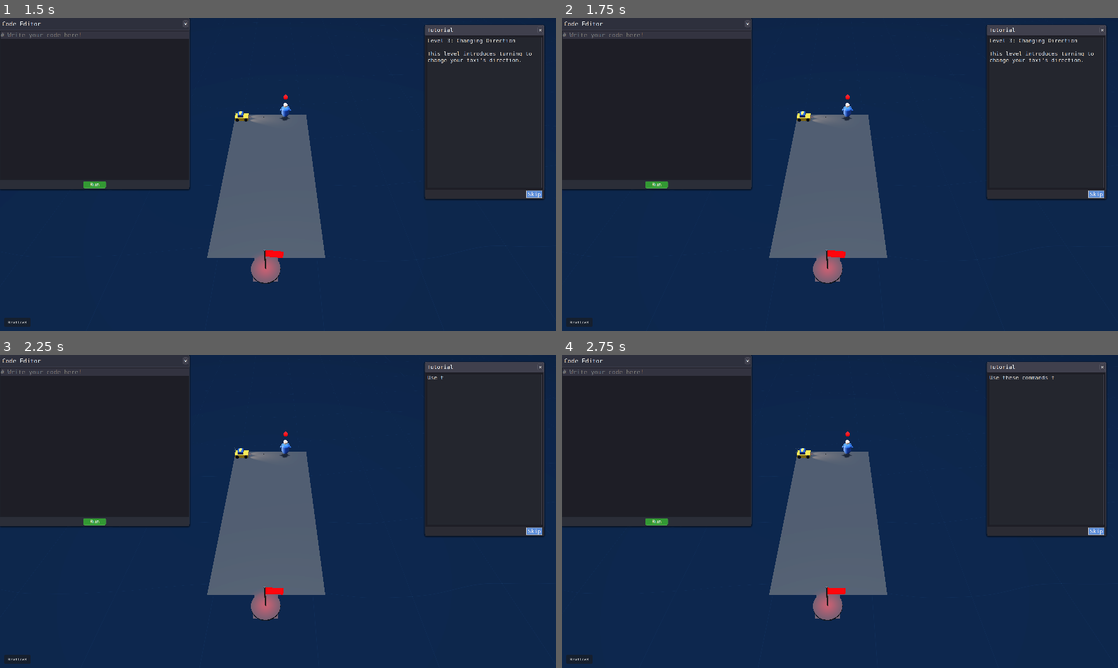
Above: before the commit, frames 1-4 (two rows, left to right).
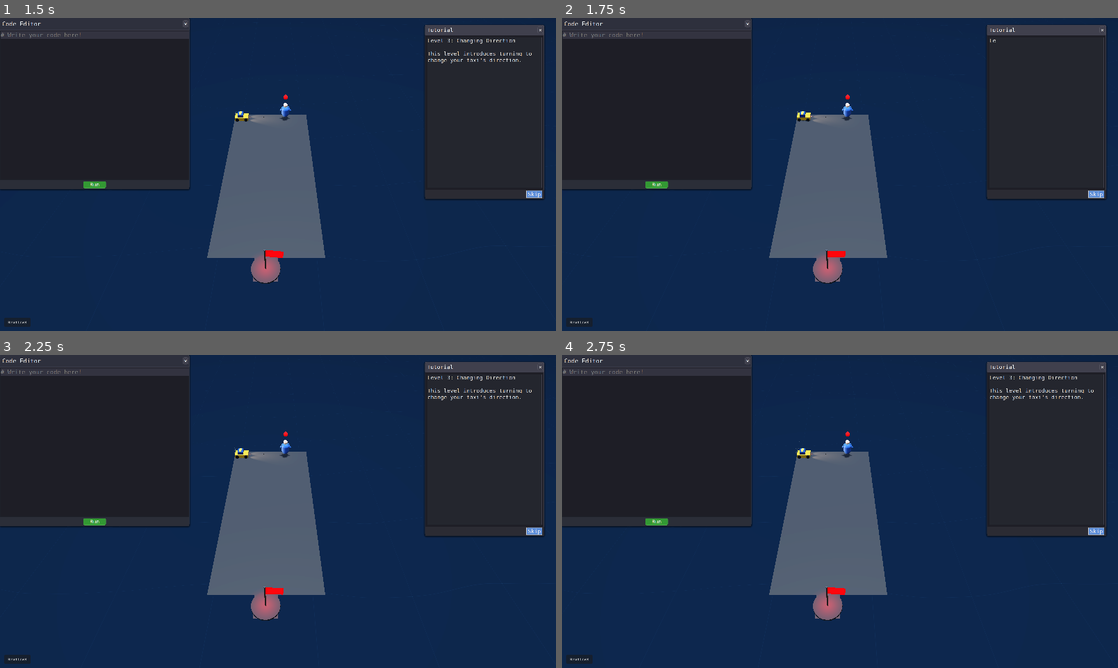
Above: after the commit, the same moments.

Repository: maxballison/self_driving
Game: Godot game, scene res://Main.tscn
Same seed, same stepped clock (60 frames per second), same inputs: the game is played once before the commit and once after it.
Inputs:
- Up to frame 1 (1.5 s): click "Reset Level" at 0.5 s; click "Skip" at 1.25 s
- Up to frame 2 (1.75 s): no input
- Up to frame 3 (2.25 s): click "Skip" at 2 s
- Up to frame 4 (2.75 s): no input

Frame 1 is identical in both runs. In frame 2, 0.2% of the frame differs, in the area x 42-96%, y 6-77%; in frame 3, 0.2%; in frame 4, 0.2%.

Commit message:
new physics still needs to be modified

Diff:
--- a/scripts/LevelManager.gd
+++ b/scripts/LevelManager.gd
@@ -9,6 +9,7 @@
 
 func _ready() -> void:
 	load_level("res://GeneratedLevels/level_3.tscn")
+
 
 func load_level(scene_path: String, spawn_position: Vector2i = Vector2i(-1, -1)) -> void:
 	print("Loading level: ", scene_path)
@@ -112,8 +113,6 @@
 		player.linear_velocity = Vector3.ZERO
 		player.angular_velocity = Vector3.ZERO
 
-		# Apply a slight upward impulse to help avoid floor clipping
-		player.apply_central_impulse(Vector3(0, 2.0, 0))
 
 		# Connect signals if not already connected
 		_connect_player_signals(player)
@@ -180,8 +179,6 @@
 
 	# Just stop the player's movement, but DON'T reset position yet
 	var player = get_node("/root/Main/Player")
-	if player and player.has_method("stop"):
-		player.stop()
 
 	# Clean up any orphaned indicators immediately
 	for child in get_tree().root.get_children():
@@ -190,7 +187,7 @@
 			print("Cleaned up orphaned indicator during reset")
 
 	# Reset the level after a delay to show the ragdoll effect
-	var timer = get_tree().create_timer(2.5) # Increased time to 2.5 seconds for longer ragdoll effect
+	var timer = get_tree().create_timer(1) # Increased time to 2.5 seconds for longer ragdoll effect
 	timer.timeout.connect(func():
 		# Clear the reset flag
 		remove_meta("reset_scheduled")
--- a/scripts/Player.gd
+++ b/scripts/Player.gd
@@ -11,10 +11,8 @@
 var is_grounded: bool = false # Track if car is on the ground
 
 # New driving mechanics
-var target_distance: float = 0.0  # Distance the car aims to travel
-var current_drive_units: int = 0  # Number of drive commands issued
 var unit_distance: float = 1.0  # One "unit" of distance
-var natural_friction: float = 0.2  # Even less friction (was 0.3)
+var natural_friction: float = 5  # Even less friction (was 0.3)
 var last_grounded_position: Vector3 = Vector3.ZERO # Track last known good position
 
 # Direction vector (normalized)
@@ -51,13 +49,28 @@
 signal passenger_delivered(passenger, destination)
 signal level_completed()
 
+# ─────────────────────────────────────────────────────────────
+# NEW SIGNALS – the interpreter will wait on these
+signal tile_reached          # every time we cross EXACTLY 1 unit
+signal turn_finished         # emitted at the end of _perform_turn()
+
+# ─────────────────────────────────────────────────────────────
+# NEW STATE
+var step_queue      : int   = 0        # how many 1‑unit steps still to go
+var step_origin     : Vector3          # centre of tile we started the current step on
+var step_speed      : float = 3.0      # ≈ units / second (tweak to taste)
+
+# helper
+func _snap_to_grid(v : Vector3) -> Vector3:
+	return Vector3(round(v.x), v.y, round(v.z))
+
 func _ready() -> void:
 	# Set initial direction based on rotation
 	update_direction_from_rotation()
 
 	# Create a physics material with low friction
 	var physics_mat = PhysicsMaterial.new()
-	physics_mat.friction = 0.01  # Extremely low friction for better sliding
+	physics_mat.friction = 0  # Extremely low friction for better sliding
 	physics_mat.bounce = 0.1    # Slight bounce
 	physics_material_override = physics_mat
 
@@ -138,9 +151,9 @@
 		if forward_velocity > 0.2:  # Only apply friction when moving
 			var friction_force = -current_direction * forward_velocity * natural_friction * delta * 60.0
 			apply_central_force(friction_force)
-		elif abs(forward_velocity) < 0.02:  # Extremely low threshold for stopping completely
+		elif abs(forward_velocity) < 0.2:  # Extremely low threshold for stopping completely
 			# Instead of zeroing velocity, just apply a very tiny slowdown
-			linear_velocity *= 0.95
+			linear_velocity *= .95
 
 	# Detect if car is at an edge (some wheels on ground, some not)
 	var at_edge = wheel_info.wheels_on_ground > 0 and wheel_info.wheels_on_ground < 4
@@ -148,6 +161,26 @@
 	var wheels_back = wheel_info.back_wheels_on_ground
 	var wheels_left = wheel_info.left_wheels_on_ground
 	var wheels_right = wheel_info.right_wheels_on_ground
+
+	if is_driving:
+		var traveled := (global_position - step_origin).dot(current_direction)
+
+		# reached the centre of the next tile?
+		if traveled >= unit_distance:
+			# snap to the exact grid intersection
+			var horiz_target := step_origin + current_direction * unit_distance
+			global_position.x = horiz_target.x
+			global_position.z = horiz_target.z    # y stays exactly where physics put it
+			#linear_velocity = current_direction * step_speed      # keep constant speed
+			step_origin     = _snap_to_grid(global_position)
+			step_queue     -= 1
+			emit_signal("tile_reached")
+
+			# no more queued steps – start braking so we stop 1 tile later
+			if step_queue <= 0:
+				is_driving = false
+				# simple “let it coast” approach
+				linear_velocity = current_direction * (step_speed * 0.5)
 
 	# Handle physics based on car position
 	if is_grounded and not at_edge:
@@ -308,51 +341,48 @@
 
 	# Complete turn after a short delay
 	await get_tree().create_timer(0.15)
+	emit_signal("turn_finished")
+
 	turn_in_progress = false
 
 # COMMAND FUNCTIONS
 
 func drive() -> void:
-	# Force immediate ground check
-	is_grounded = _check_grounded()
-
-	# Only apply impulse if grounded
-	if is_grounded:
-		# Calculate current forward velocity
-		var forward_velocity = current_direction.dot(linear_velocity)
-
-		# Increment drive units
-		current_drive_units += 1
-		target_distance = current_drive_units * unit_distance
-
-		# Calculate impulse strength based on current velocity
-		var impulse_strength = move_speed * 1
-
-		# Reduce impulse if approaching max speed
-		if forward_velocity > max_velocity * 0.6:
-			impulse_strength *= (1.0 - (forward_velocity / max_velocity))
-
-		# Apply impulse for discrete movement
-		apply_central_impulse(current_direction * impulse_strength)
-		print("Car moving forward - impulse applied, drive units: ", current_drive_units)
-	else:
-		# If recently grounded but now airborne, still try to move
-		var time_since_impulse = Engine.get_physics_frames() % 10
-		if time_since_impulse < 5 and (global_position - last_grounded_position).length() < 1.0:
-			apply_central_impulse(current_direction * move_speed * 0.4)
-			print("Car moving in air from recent ground contact")
-		else:
-			print("Car not grounded - cannot move forward")
+	# queue another 1‑unit step
+	step_queue += 1
+
+	# if we were standing still, initialise a new “run”
+	if step_queue == 1:
+		step_origin = _snap_to_grid(global_position)
+		is_driving  = true
+		linear_velocity = current_direction * step_speed
+
 
 func stop() -> void:
-	# Apply lighter braking force for more gradual stops
-	var brake_force = -linear_velocity.normalized() * linear_velocity.length() * 4.0
-	apply_central_force(brake_force)
-
-	# Reset drive units
-	current_drive_units = 0
-	target_distance = 0.0
-	print("Car slowing down - drive units reset")
+	# Clear the step queue and driving flag
+	step_queue = 0
+	is_driving = false
+
+	# Store current velocity for braking calculation
+	var current_vel = linear_velocity
+
+	# Zero out velocity
+	linear_velocity = Vector3.ZERO
+
+	# Set a temporary higher friction coefficient
+	var temp_material = PhysicsMaterial.new()
+	temp_material.friction = 2.0  # Temporarily high friction
+	temp_material.bounce = 0.0    # No bounce
+	physics_material_override = temp_material
+
+	# Reset physics material after short delay
+	get_tree().create_timer(0.03).timeout.connect(func():
+		var normal_material = PhysicsMaterial.new()
+		normal_material.friction = 0
+		normal_material.bounce = 0.1
+		physics_material_override = normal_material
+	)
+
 
 func turn_left() -> void:
 	turn_direction = 1
@@ -611,9 +641,6 @@
 	reset_in_progress = false
 	can_reset = true
 
-	# Reset drive units counter
-	current_drive_units = 0
-	target_distance = 0.0
 
 	# Reset velocities
 	linear_velocity = Vector3.ZERO
--- a/scripts/ScriptInterpreter.gd
+++ b/scripts/ScriptInterpreter.gd
@@ -103,7 +103,7 @@
 
 		# Interpret the line, passing the indent level for control structures
 		var result: String = await _interpret_line(line, indent_level)
-
+'''
 		if result == "MOVE":
 			# Yield for run_delay seconds for move statements
 			var t = get_tree().create_timer(owner.run_delay)
@@ -119,7 +119,7 @@
 			return
 
 		if not is_running:
-			return
+			return'''
 
 # ----------------------------------------------------------------------
 # SCOPING HELPERS
@@ -167,7 +167,7 @@
 		var result_ok = _interpret_var_declaration(line)
 		return "NONE" if result_ok else "ERROR"
 	elif line.begins_with("drive("):
-		var ok = _interpret_drive_statement(line)
+		var ok = await _interpret_drive_statement(line)
 		if ok:
 			return "MOVE"
 		else:
@@ -185,13 +185,13 @@
 		else:
 			return "ERROR"
 	elif line.begins_with("turn_left("):
-		var ok = _interpret_turn_left_statement(line)
+		var ok = await _interpret_turn_left_statement(line)
 		if ok:
 			return "MOVE"  # Yield for turn animation
 		else:
 			return "ERROR"
 	elif line.begins_with("turn_right("):
-		var ok = _interpret_turn_right_statement(line)
+		var ok = await _interpret_turn_right_statement(line)
 		if ok:
 			return "MOVE"  # Yield for turn animation
 		else:
@@ -537,6 +537,9 @@
 
 	if player:
 		player.drive()
+		# wait until the car reports it has crossed exactly one tile
+		await player.tile_reached
+		return true
 	else:
 		push_error("No player assigned to interpreter.")
 		return false
@@ -554,6 +557,8 @@
 
 	if player:
 		player.turn_left()
+		await player.turn_finished
+
 	else:
 		push_error("No player assigned to interpreter.")
 		return false
@@ -571,6 +576,8 @@
 
 	if player:
 		player.turn_right()
+		await player.turn_finished
+
 	else:
 		push_error("No player assigned to interpreter.")
 		return false
